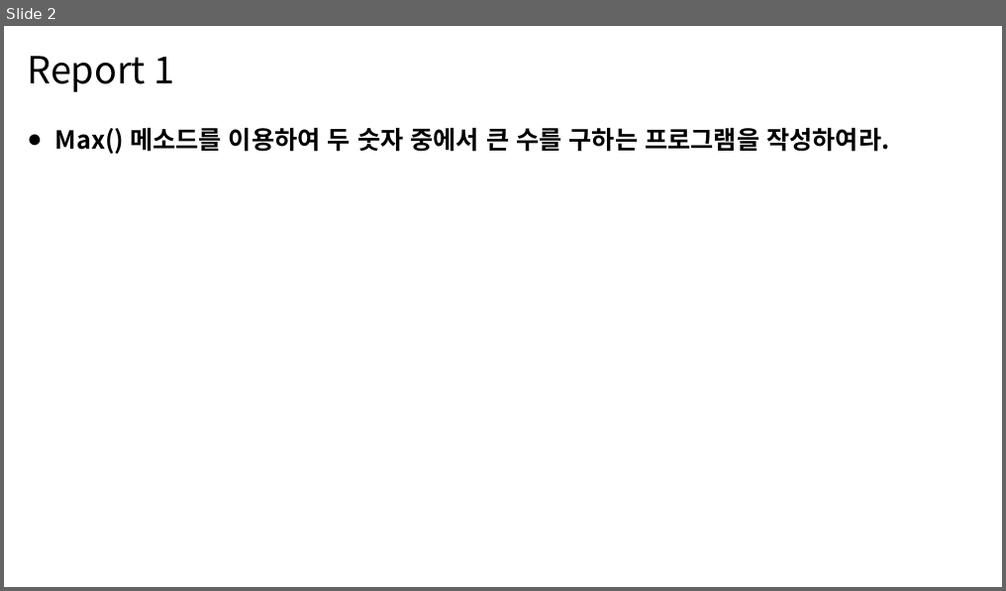
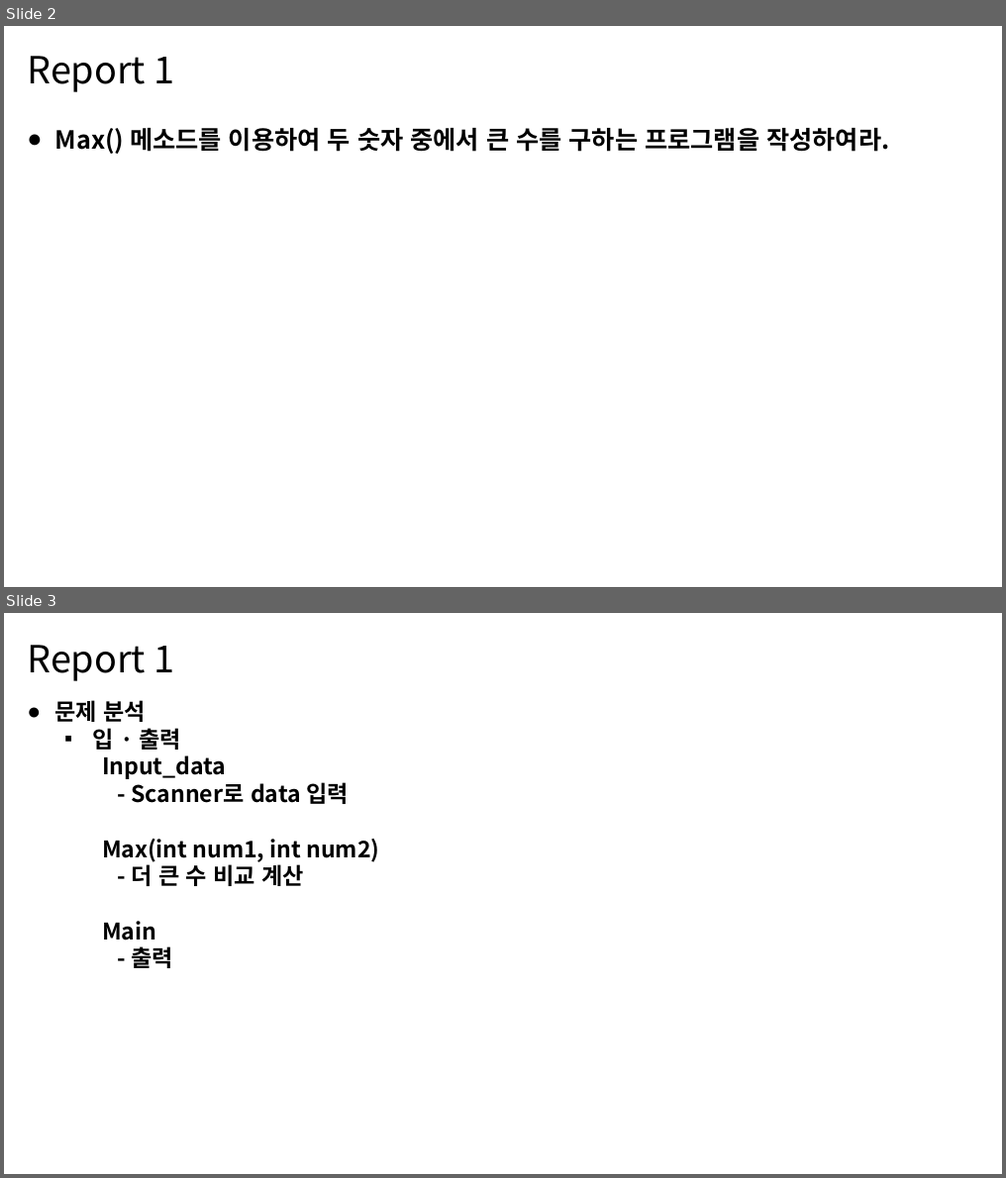
Before and after one commit to MDR-Evan/KBU-ProgrammingLanguageUtilization1, a slide deck: [과제]/[12주차]/12차-김진용-2301111.pptx. Shown one above the other, each under a label of ours: slide 2 before the commit, slides 2 and 3 after it. The pictures are 1006x591 and 1006x1178 pixels, drawn with LibreOffice and Linux fonts; fonts in the diff are those of the drawing. Boxes give left, top, right and bottom in pixels: in the first picture for what was removed or moved away, otherwise in the second. Text is boxed around its words. In the diff, an @@ line names an element or a change of style, - is before the commit and + after.

```diff
--- a/[과제]/[12주차]/12차-김진용-2301111.pptx
+++ b/[과제]/[12주차]/12차-김진용-2301111.pptx
@@ slide 3 added at box(4, 613, 1002, 1174), background #FFFFFF @@
@@ text added at box(27, 645, 175, 681), 36 pt, text #000000 @@
+Report 1
@@ text added at box(55, 700, 379, 968), 22 pt, text #000000, bold @@
+● 문제 분석
+  ▪ 입 · 출력
+    Input_data
+    - Scanner로 data 입력
+    Max(int num1, int num2)
+    - 더 큰 수 비교 계산
+    Main
+    - 출력
```
Also in this commit, not shown: 3 slides changed, 11 other slides added, 6 slides removed, 2 other files.
